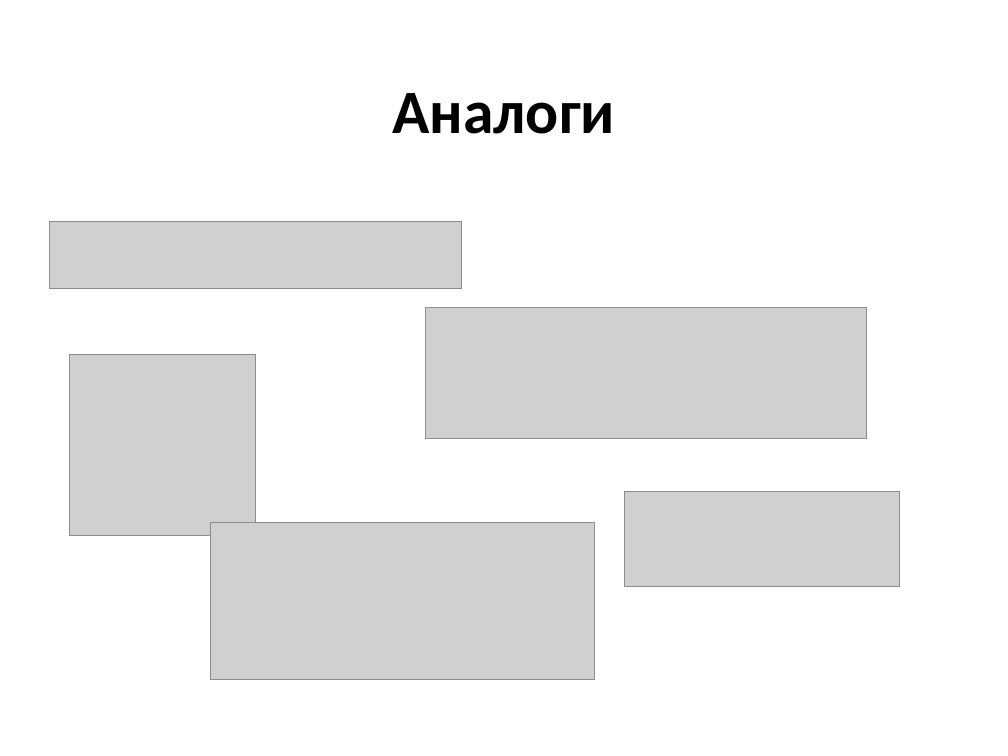
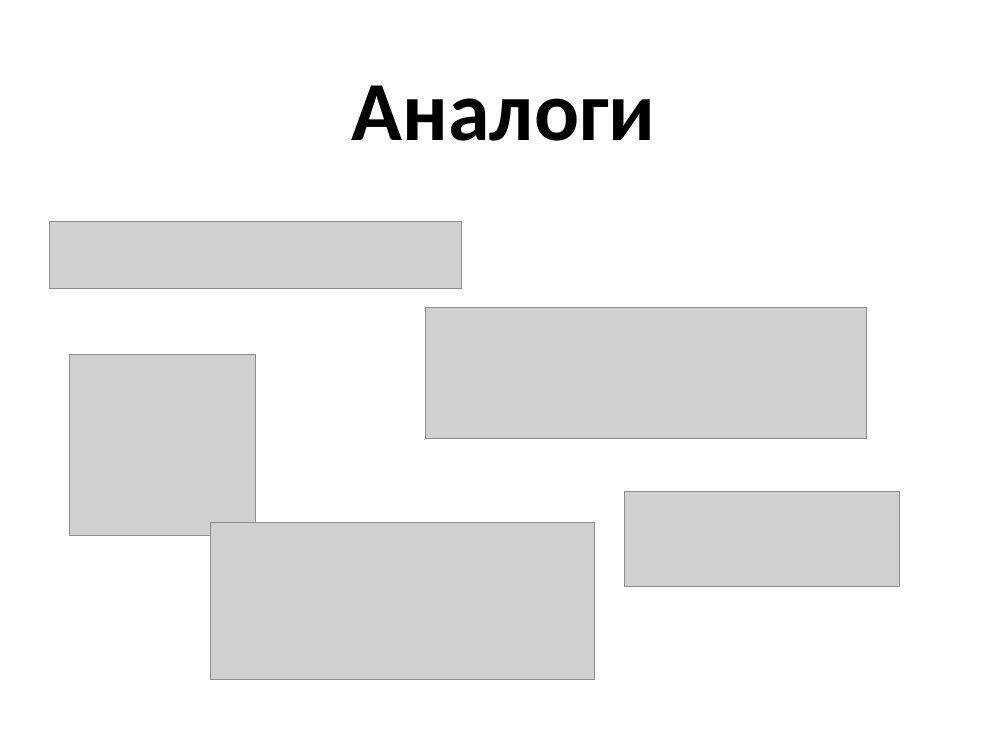
Before and after one commit to Alex-hv/1991energy, a slide deck: slide 5 of Presentation artem.pptx. Drawn at 1008x756 pixels with LibreOffice and Linux fonts; fonts in the diff are those of the drawing; grey boxes stand for pictures. Boxes give left, top, right and bottom in pixels: in the first picture for what was removed or moved away, otherwise in the second. Text is boxed around its words. In the diff, an @@ line names an element or a change of style, - is before the commit and + after.

```diff
--- a/Presentation artem.pptx
+++ b/Presentation artem.pptx
@@ title "Аналоги" at <box>352,85,656,141</box>: size 44 to 60 pt @@
```
Also in this commit, not shown: 1 other slide changed.
